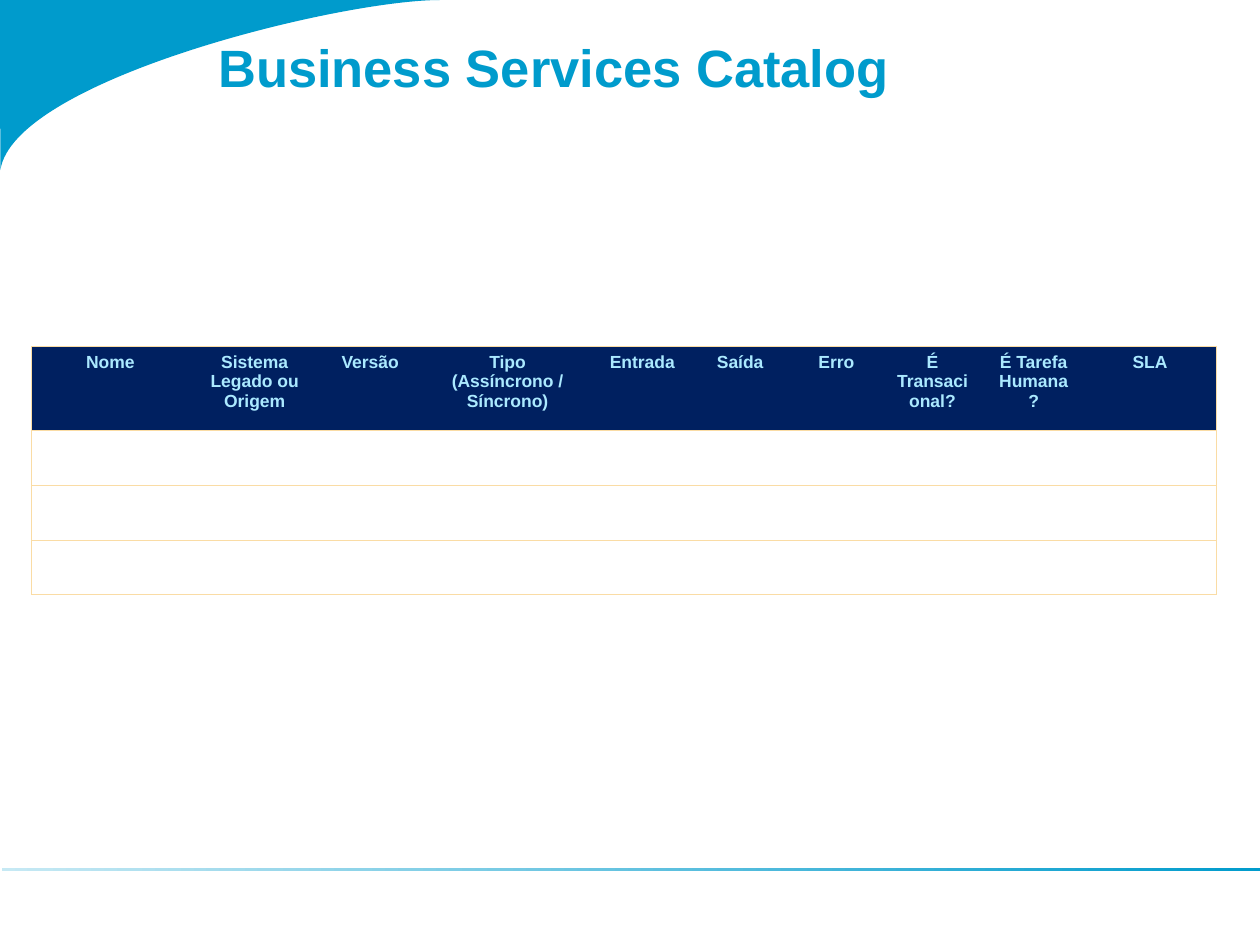
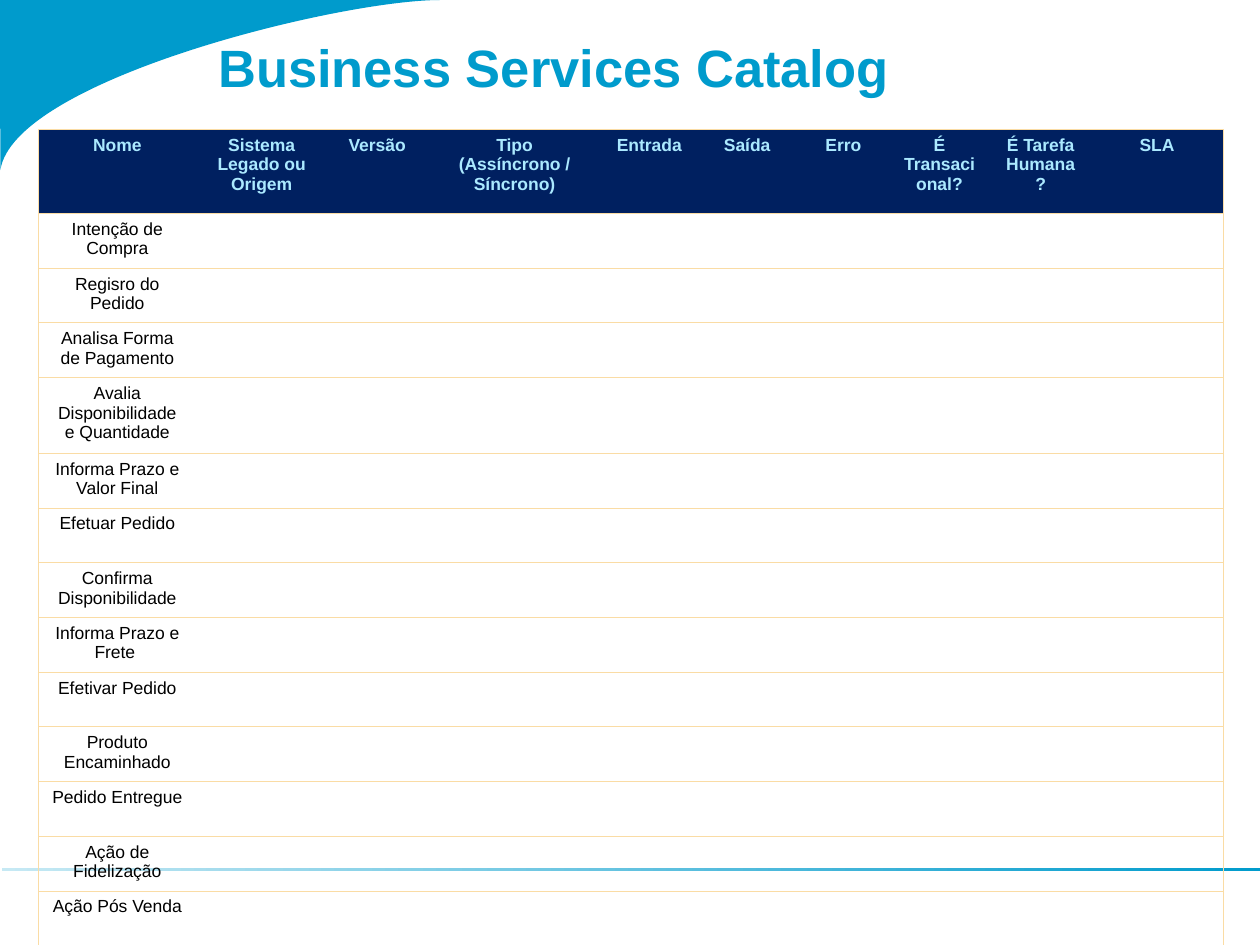
Before and after one commit to rodrigogrohl/fiap-rrocha, a slide deck: slide 21 of Fundamentos-Arquitetura-SOA-com-TOGAF/TOGAF 9 Template - Value Chain Diagram.ppt (slide 17 before the commit). Drawn at 1260x945 pixels with LibreOffice and Linux fonts; fonts in the diff are those of the drawing. Boxes give left, top, right and bottom in pixels: in the first picture for what was removed or moved away, otherwise in the second. Text is boxed around its words. In the diff, an @@ line names an element or a change of style, - is before the commit and + after.

```diff
--- a/Fundamentos-Arquitetura-SOA-com-TOGAF/TOGAF 9 Template - Value Chain Diagram.ppt
+++ b/Fundamentos-Arquitetura-SOA-com-TOGAF/TOGAF 9 Template - Value Chain Diagram.ppt
@@ table at (39,130,1221,945) @@
+row 2: Intenção de Compra |  |  |  |  |  |  |  |  | 
+row 3: Regisro do Pedido |  |  |  |  |  |  |  |  | 
+row 4: Analisa Forma de Pagamento |  |  |  |  |  |  |  |  | 
+row 5: Avalia Disponibilidade e Quantidade |  |  |  |  |  |  |  |  | 
+row 6: Informa Prazo e Valor Final |  |  |  |  |  |  |  |  | 
+row 7: Efetuar Pedido |  |  |  |  |  |  |  |  | 
+row 8: Confirma Disponibilidade |  |  |  |  |  |  |  |  | 
+row 9: Informa Prazo e Frete |  |  |  |  |  |  |  |  | 
+row 10: Efetivar Pedido |  |  |  |  |  |  |  |  | 
+row 11: Produto Encaminhado |  |  |  |  |  |  |  |  | 
+row 12: Pedido Entregue |  |  |  |  |  |  |  |  | 
+row 13: Ação de Fidelização |  |  |  |  |  |  |  |  | 
+row 14: Ação Pós Venda |  |  |  |  |  |  |  |  | 
-row 3:  |  |  |  |  |  |  |  |  | 
-row 4:  |  |  |  |  |  |  |  |  | 
@@ table: place and size @@
-table at (32,346,1213,583)
+table at (39,130,1221,945)
```
Also in this commit, not shown: 6 other slides changed, 7 slides added, 3 slides removed, 3 other files.
